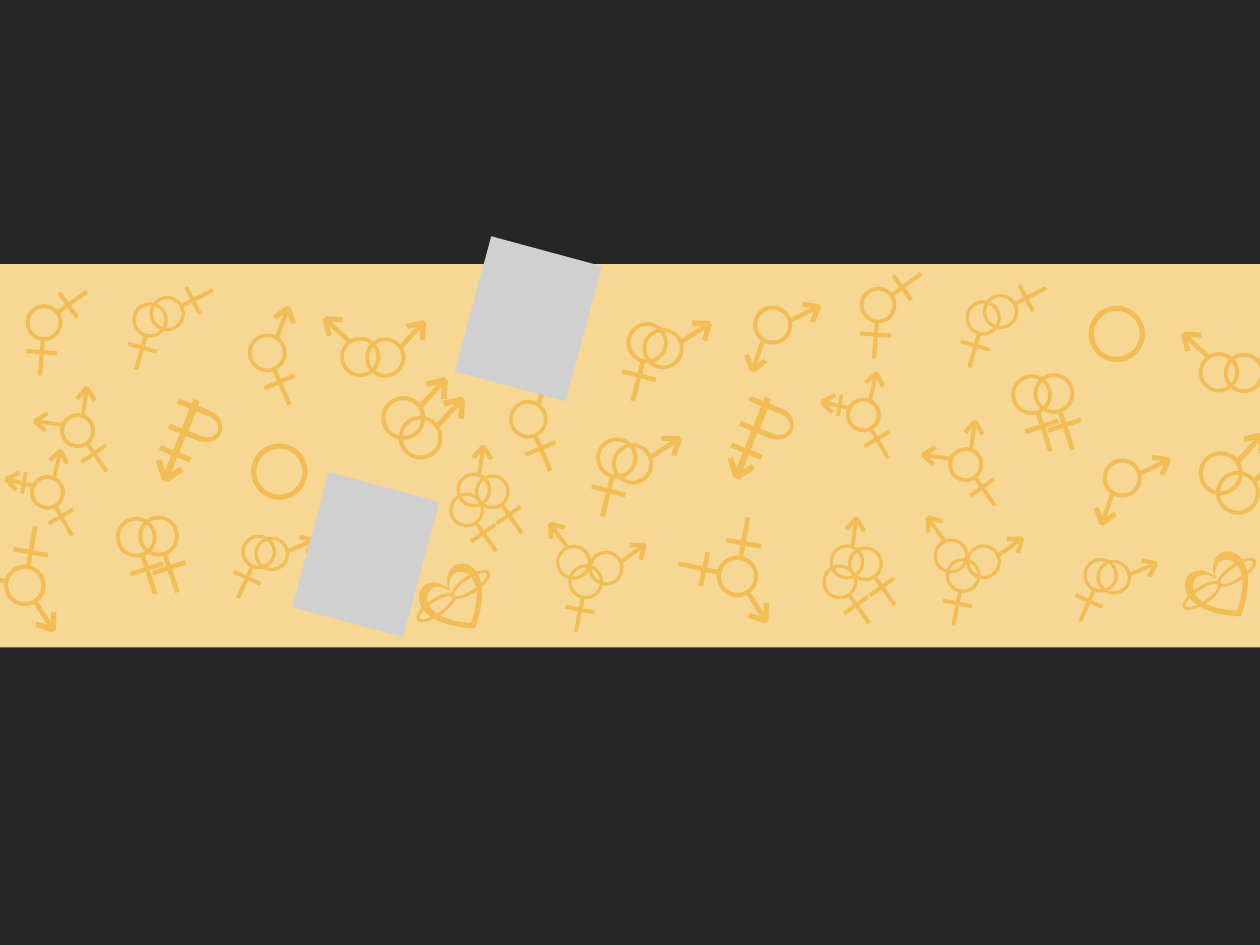
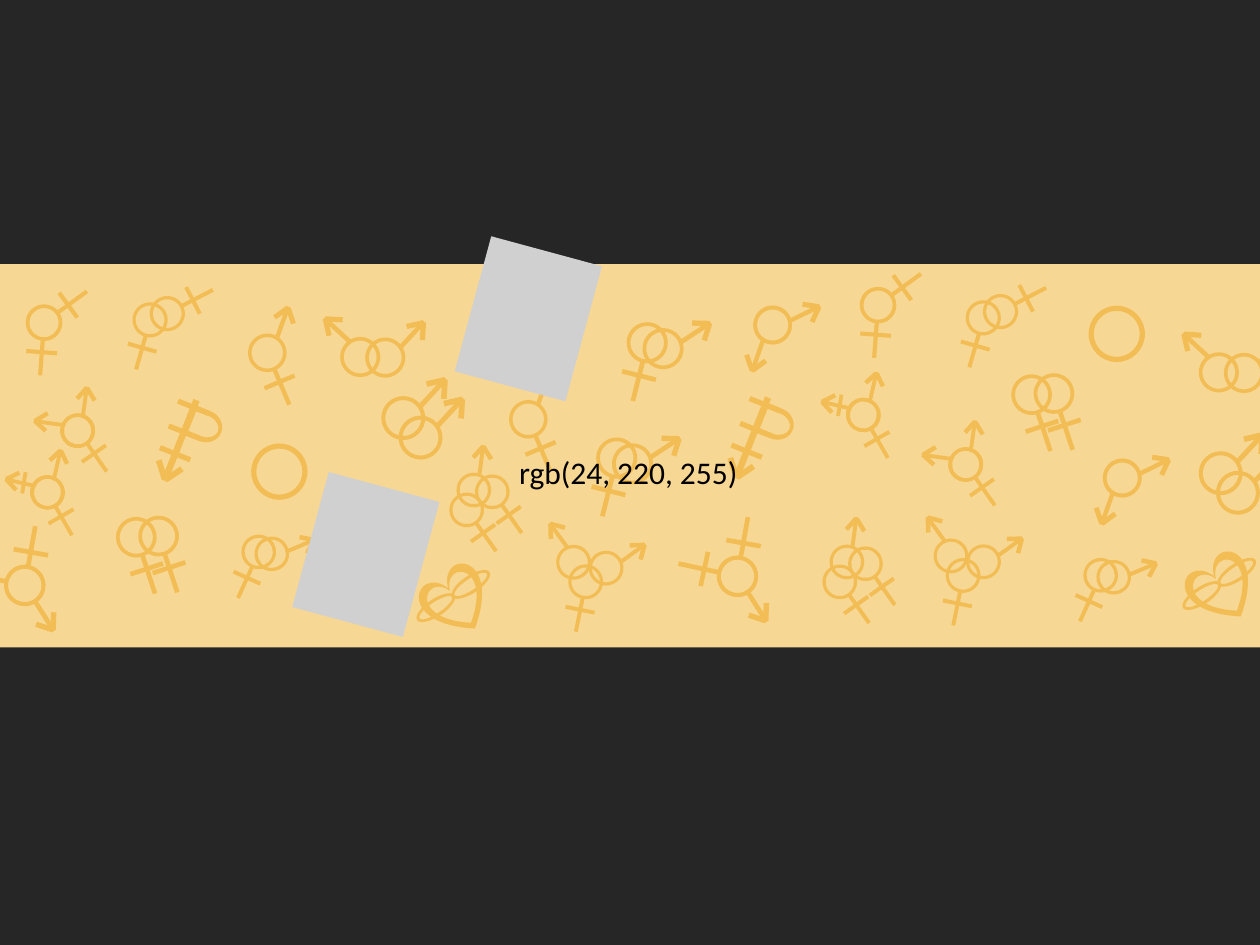
Before and after one commit to gustavogitzel/Discussex, a slide deck: slide 3 of Rascunhos/Logo - PP2.pptx. Drawn at 1260x945 pixels with LibreOffice and Linux fonts; fonts in the diff are those of the drawing; grey boxes stand for pictures. Boxes give left, top, right and bottom in pixels: in the first picture for what was removed or moved away, otherwise in the second. Text is boxed around its words. In the diff, an @@ line names an element or a change of style, - is before the commit and + after.

```diff
--- a/Rascunhos/Logo - PP2.pptx
+++ b/Rascunhos/Logo - PP2.pptx
@@ text added at (519,458,737,492), 18 pt, text #000000 @@
+rgb(24, 220, 255)
```
Also in this commit, not shown: 7 other files.
